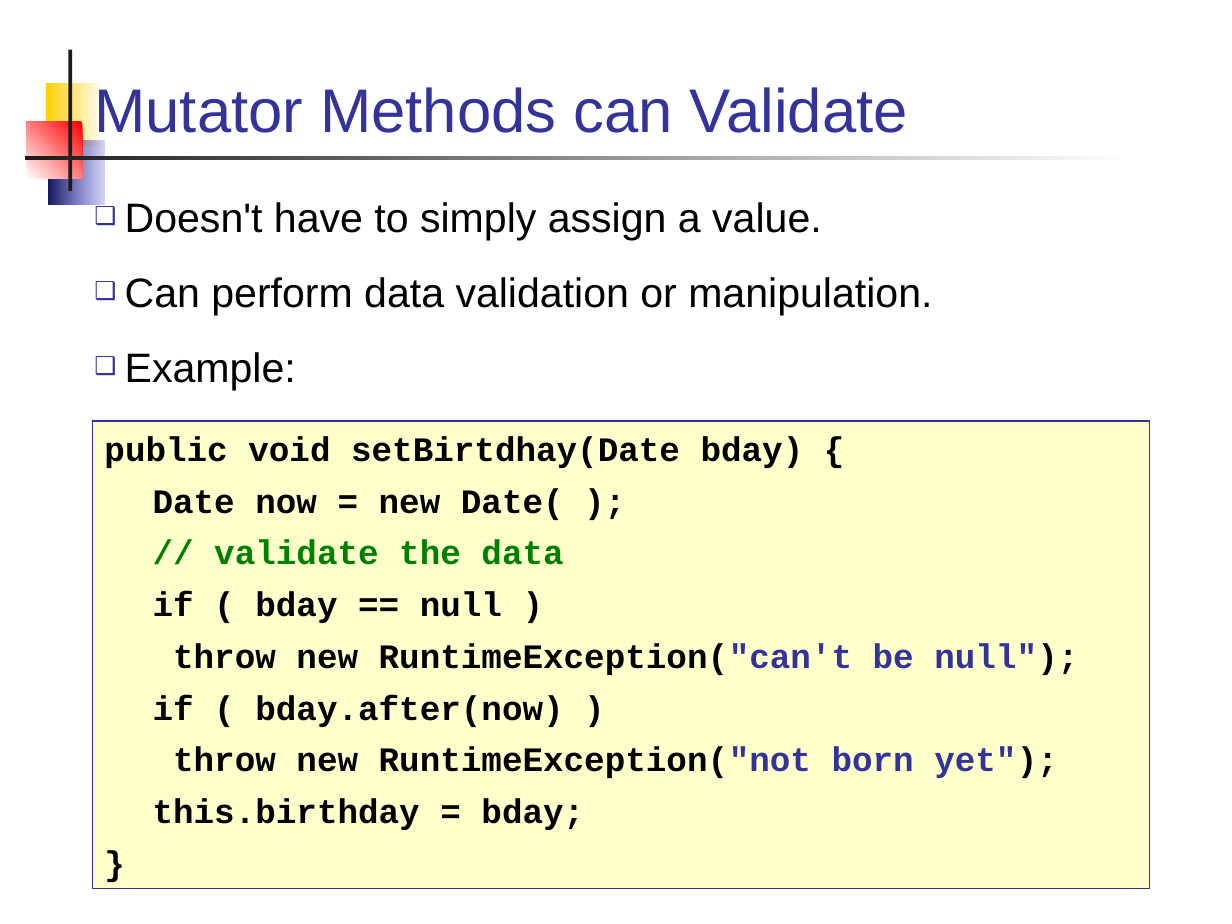
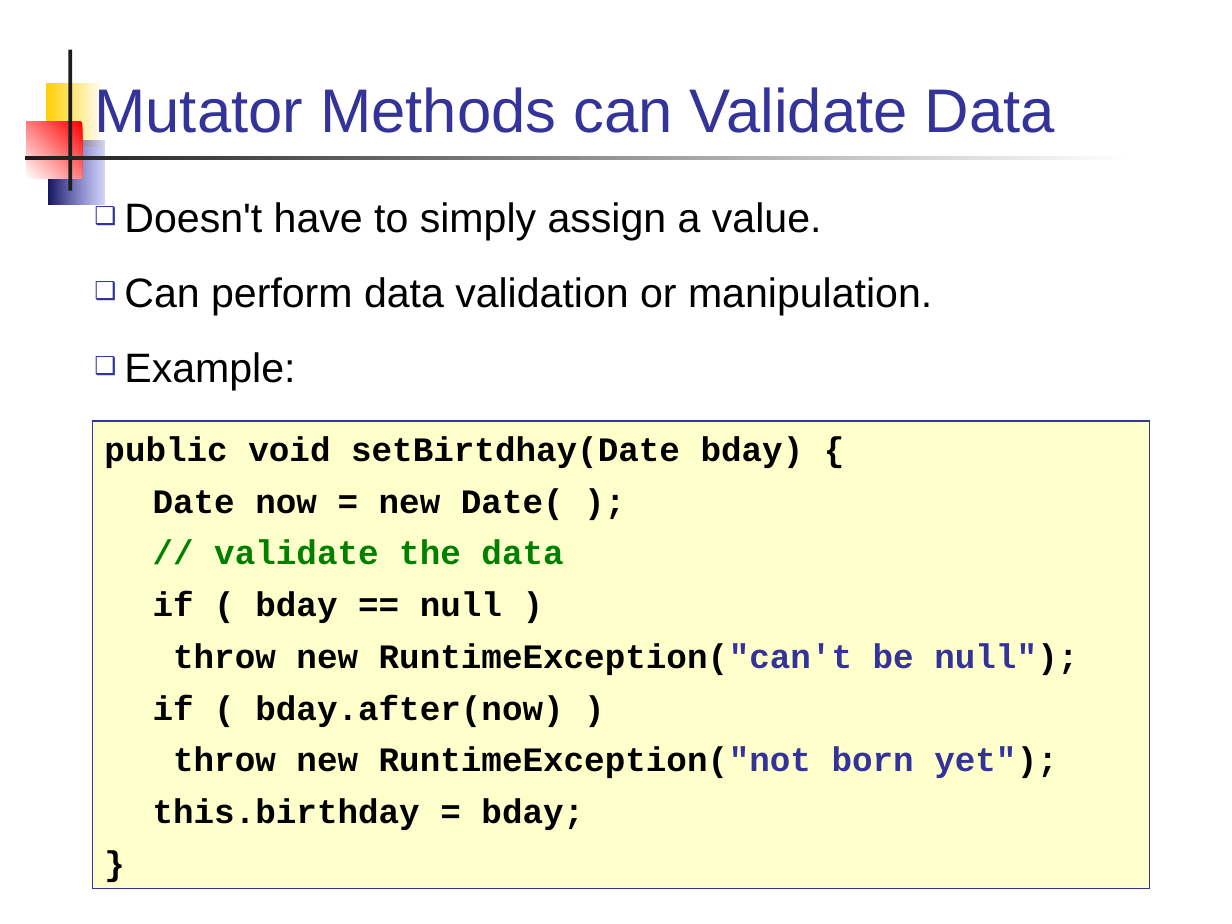
Before and after one commit to skeoop/skeoop.github.io, a slide deck: slide 20 of week3/R1-Review-OO-Concepts.ppt. Drawn at 1232x924 pixels with LibreOffice and Linux fonts; fonts in the diff are those of the drawing. Boxes give left, top, right and bottom in pixels: in the first picture for what was removed or moved away, otherwise in the second. Text is boxed around its words. In the diff, an @@ line names an element or a change of style, - is before the commit and + after.

```diff
--- a/week3/R1-Review-OO-Concepts.ppt
+++ b/week3/R1-Review-OO-Concepts.ppt
@@ title at [94, 87, 1055, 144]: text changed @@
-Mutator Methods can Validate
+Mutator Methods can Validate Data
```
Also in this commit, not shown: 4 other slides changed, 5 other files.
